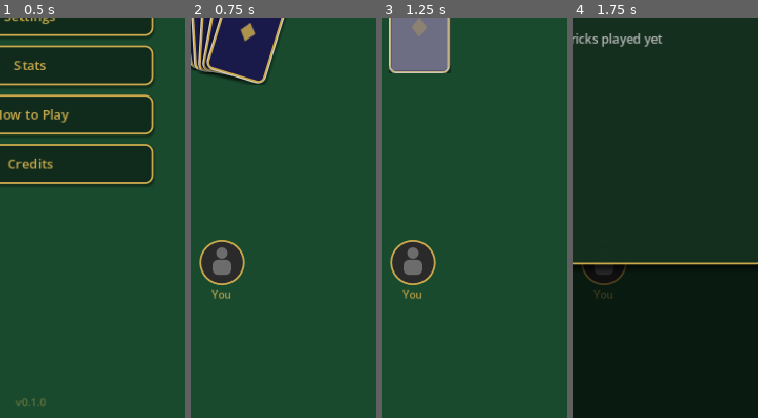
Above: before the commit, frames 1-4 (left to right).
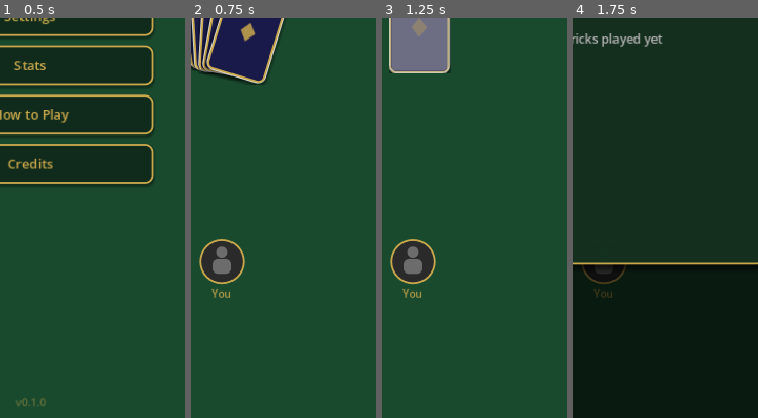
Above: after the commit, the same moments.

Repository: randyramsaywack/trump-mobile-card-game
Game: Godot game, scene res://scenes/main_menu.tscn
The game is run twice, just before and just after one commit, with the same random seed, the same clock (stepped at 60 frames per second) and the same inputs.
Inputs:
- Up to frame 1 (0.5 s): no input
- Up to frame 2 (0.75 s): click "Single Player" at 0.5 s
- Up to frame 3 (1.25 s): no input
- Up to frame 4 (1.75 s): click "≡" at 1.25 s
The pictures show only the part of the screen within x 42-92%, y 50-100%; the shares and areas given below are measured in that part.

Frame 1 is identical in both runs. In frame 2, 0.6% of the frame differs, in the area x 4-30%, y 55-71%; in frame 3, 0.6%; in frame 4, 0.1%.

Commit message:
fix(ui): stabilize multiplayer player names

Diff:
--- a/scenes/ui/avatar.tscn
+++ b/scenes/ui/avatar.tscn
@@ -29,7 +29,7 @@
 
 [node name="Avatar" type="VBoxContainer"]
 script = ExtResource("1_avatar")
-custom_minimum_size = Vector2(48, 0)
+custom_minimum_size = Vector2(84, 0)
 theme_override_constants/separation = 2
 alignment = 1
 
@@ -79,5 +79,7 @@
 layout_mode = 2
 text = ""
 horizontal_alignment = 1
+clip_text = true
+text_overrun_behavior = 3
 theme_override_colors/font_color = Color(0.788, 0.659, 0.298, 0.85)
 theme_override_font_sizes/font_size = 11
--- a/scripts/ui/game_table_ui.gd
+++ b/scripts/ui/game_table_ui.gd
@@ -50,6 +50,8 @@
 const SMALL_CARD_RATIO := 0.5             # opponents' cards: half-size
 const SMALL_H_SEP_RATIO := 0.54           # top-hand horizontal separation
 const SMALL_V_SEP_RATIO := 0.88           # side-hand vertical separation
+const AVATAR_W := 84.0
+const AVATAR_H := 68.0
 ## Padding between every screen-edge-anchored UI element (hands, avatars, HUD,
 ## trick area) and the corresponding viewport edge. Cards are sized against
 ## viewport width minus 2× this gutter so the bottom hand never crowds the
@@ -184,20 +186,24 @@
 ## has laid out its children.
 func _reposition_side_avatars() -> void:
 	var avatar_gap: float = 10.0
-	var avatar_h: float = 66.0  # 48 circle + 2 spacing + ~14 label
+	var safe := _safe_area_offsets()
+	var top_limit: float = safe.top + 92.0
+	var bottom_limit: float = get_viewport_rect().size.y - safe.bottom - 12.0
 	if top_hand.get_child_count() > 0:
 		north_avatar.visible = true
 	if left_hand.get_child_count() > 0:
 		var first_card := left_hand.get_child(0) as Control
 		var card_top_y: float = left_hand.global_position.y + first_card.position.y
-		west_avatar.offset_top = card_top_y - avatar_gap - avatar_h
-		west_avatar.offset_bottom = card_top_y - avatar_gap
+		var west_top := clampf(card_top_y - avatar_gap - AVATAR_H, top_limit, bottom_limit - AVATAR_H)
+		west_avatar.offset_top = west_top
+		west_avatar.offset_bottom = west_top + AVATAR_H
 		west_avatar.visible = true
 	if right_hand.get_child_count() > 0:
 		var first_card := right_hand.get_child(0) as Control
 		var card_top_y: float = right_hand.global_position.y + first_card.position.y
-		east_avatar.offset_top = card_top_y - avatar_gap - avatar_h
-		east_avatar.offset_bottom = card_top_y - avatar_gap
+		var east_top := clampf(card_top_y - avatar_gap - AVATAR_H, top_limit, bottom_limit - AVATAR_H)
+		east_avatar.offset_top = east_top
+		east_avatar.offset_bottom = east_top + AVATAR_H
 		east_avatar.visible = true
 
 func _refresh_opponent_names() -> void:
@@ -281,21 +287,11 @@
 	var vp_rect: Rect2 = get_viewport_rect()
 	var vp_w: float = vp_rect.size.x
 	# Safe area insets (notches, home indicators). Zero on desktop.
-	var safe_top: float = 0.0
-	var safe_bottom: float = 0.0
-	var safe_left: float = 0.0
-	var safe_right: float = 0.0
-	var win_size := DisplayServer.window_get_size()
-	var safe := DisplayServer.get_display_safe_area()
-	if safe.size.x > 0 and safe.size.y > 0 and win_size.x > 0 and win_size.y > 0:
-		# Convert safe-area pixels to viewport units (they may differ under
-		# stretching). vp_rect.size reports the stretched viewport size.
-		var sx: float = vp_w / float(win_size.x)
-		var sy: float = vp_rect.size.y / float(win_size.y)
-		safe_top = maxf(0.0, float(safe.position.y) * sy)
-		safe_bottom = maxf(0.0, float(win_size.y - (safe.position.y + safe.size.y)) * sy)
-		safe_left = maxf(0.0, float(safe.position.x) * sx)
-		safe_right = maxf(0.0, float(win_size.x - (safe.position.x + safe.size.x)) * sx)
+	var safe := _safe_area_offsets()
+	var safe_top: float = safe.top
+	var safe_bottom: float = safe.bottom
+	var safe_left: float = safe.left
+	var safe_right: float = safe.right
 	# Subtract the gutter from both dimensions so the cards are sized against
 	# the actual playable region. Without this, cards span the safe-area-only
 	# width and the leftmost/rightmost ones land flush against the viewport edge.
@@ -343,14 +339,13 @@
 		hud_strip.offset_bottom = safe_top + hud_height
 	# Gap between avatars and adjacent card rows.
 	var name_gap: float = 10.0
-	var avatar_h: float = 66.0  # 48 circle + 2 spacing + ~14 label
 	# North avatar: hidden until dealing populates top hand.
 	north_avatar.visible = false
-	north_avatar.offset_left = -24.0
-	north_avatar.offset_right = 24.0
+	north_avatar.offset_left = -AVATAR_W / 2.0
+	north_avatar.offset_right = AVATAR_W / 2.0
 	north_avatar.offset_top = safe_top + hud_height
-	north_avatar.offset_bottom = safe_top + hud_height + avatar_h
-	var top_hand_top: float = safe_top + hud_height + avatar_h + name_gap
+	north_avatar.offset_bottom = safe_top + hud_height + AVATAR_H
+	var top_hand_top: float = safe_top + hud_height + AVATAR_H + name_gap
 	top_hand_node.offset_top = top_hand_top
 	var top_hand_bottom: float = top_hand_top + sh + 4.0
 	top_hand_node.offset_bottom = top_hand_bottom
@@ -362,17 +357,16 @@
 	# Bottom area: SouthAvatar sits above BottomHand so the trick count
 	# is always visible and never covered by cards.
 	var bottom_hand_height: float = h + 6.0
-	var _south_section: float = bottom_hand_height + name_gap + avatar_h + safe_bottom
+	var _south_section: float = bottom_hand_height + name_gap + AVATAR_H + safe_bottom
 	# West/East avatars: horizontal layout set now; vertical deferred to
 	# _reposition_side_avatars() after dealing populates containers.
-	var side_avatar_w: float = 48.0
 	west_avatar.anchor_left = 0.0
 	west_avatar.anchor_right = 0.0
 	west_avatar.offset_left = safe_left + EDGE_GUTTER
-	west_avatar.offset_right = safe_left + EDGE_GUTTER + side_avatar_w
+	west_avatar.offset_right = safe_left + EDGE_GUTTER + AVATAR_W
 	east_avatar.anchor_left = 1.0
 	east_avatar.anchor_right = 1.0
-	east_avatar.offset_left = -safe_right - EDGE_GUTTER - side_avatar_w
+	east_avatar.offset_left = -safe_right - EDGE_GUTTER - AVATAR_W
 	east_avatar.offset_right = -safe_right - EDGE_GUTTER
 	# Hide until _reposition_side_avatars() places them at the correct height.
 	west_avatar.visible = false
@@ -387,21 +381,37 @@
 	# distance from the viewport bottom to the avatar's bottom edge — the same
 	# offset chain bottom_hand uses, plus name_gap clearance.
 	var south_avatar_top: float = bottom_hand_height + name_gap + safe_bottom + EDGE_GUTTER
-	south_avatar.offset_left = -24.0
-	south_avatar.offset_right = 24.0
-	south_avatar.offset_top = -(south_avatar_top + avatar_h)
+	south_avatar.offset_left = -AVATAR_W / 2.0
+	south_avatar.offset_right = AVATAR_W / 2.0
+	south_avatar.offset_top = -(south_avatar_top + AVATAR_H)
 	south_avatar.offset_bottom = -south_avatar_top
-	mid_row.offset_bottom = -(south_avatar_top + avatar_h + name_gap)
+	mid_row.offset_bottom = -(south_avatar_top + AVATAR_H + name_gap)
 	# Respect horizontal safe insets on MidRow so side hands clear any
 	# landscape-notch cutouts, and add EDGE_GUTTER so face-down stacks at the
 	# left/right ends of MidRow can never sit flush against the viewport.
 	mid_row.offset_left = safe_left + EDGE_GUTTER
 	mid_row.offset_right = -safe_right - EDGE_GUTTER
 	# Toast sits just above the south avatar.
-	toast_label.offset_top = -(south_avatar_top + avatar_h + 20.0)
-	toast_label.offset_bottom = -(south_avatar_top + avatar_h)
+	toast_label.offset_top = -(south_avatar_top + AVATAR_H + 20.0)
+	toast_label.offset_bottom = -(south_avatar_top + AVATAR_H)
 	if top_hand.get_child_count() > 0 or left_hand.get_child_count() > 0 or right_hand.get_child_count() > 0:
 		call_deferred("_reposition_side_avatars")
+
+func _safe_area_offsets() -> Dictionary:
+	var vp_rect: Rect2 = get_viewport_rect()
+	var win_size := DisplayServer.window_get_size()
+	var safe := DisplayServer.get_display_safe_area()
+	var offsets := {top = 0.0, bottom = 0.0, left = 0.0, right = 0.0}
+	if safe.size.x > 0 and safe.size.y > 0 and win_size.x > 0 and win_size.y > 0:
+		# Convert safe-area pixels to viewport units (they may differ under
+		# stretching). vp_rect.size reports the stretched viewport size.
+		var sx: float = vp_rect.size.x / float(win_size.x)
+		var sy: float = vp_rect.size.y / float(win_size.y)
+		offsets.top = maxf(0.0, float(safe.position.y) * sy)
+		offsets.bottom = maxf(0.0, float(win_size.y - (safe.position.y + safe.size.y)) * sy)
+		offsets.left = maxf(0.0, float(safe.position.x) * sx)
+		offsets.right = maxf(0.0, float(win_size.x - (safe.position.x + safe.size.x)) * sx)
+	return offsets
 
 func _apply_trick_slot_layout() -> void:
 	var w: float = _card_size.x
@@ -475,6 +485,9 @@
 		var net := src as NetGameView
 		net.round_starting.connect(_on_round_started)
 		net.full_state_applied.connect(_on_full_state_applied)
+		net.seat_taken_over_by_ai.connect(func(_seat_index: int, _display_name: String, _reason: String):
+			_refresh_opponent_names()
+		)
 		# Note: begin_live() is deliberately deferred to _ready's tail end so
 		# the queue drain — which can include MSG_FULL_STATE on rejoin — runs
 		# after every overlay has been instantiated.
@@ -1170,6 +1183,7 @@
 
 func _on_round_started(_dealer_seat: int, _trump_selector_seat: int) -> void:
 	_round_gen += 1
+	_refresh_opponent_names()
 	# Dismiss any stale win screen from the previous round. In SP this is
 	# already hidden locally when the Next Round button is pressed, but in MP
 	# only the host's press advances the round — non-host clients need the
Not shown, changed: Trump.pck
